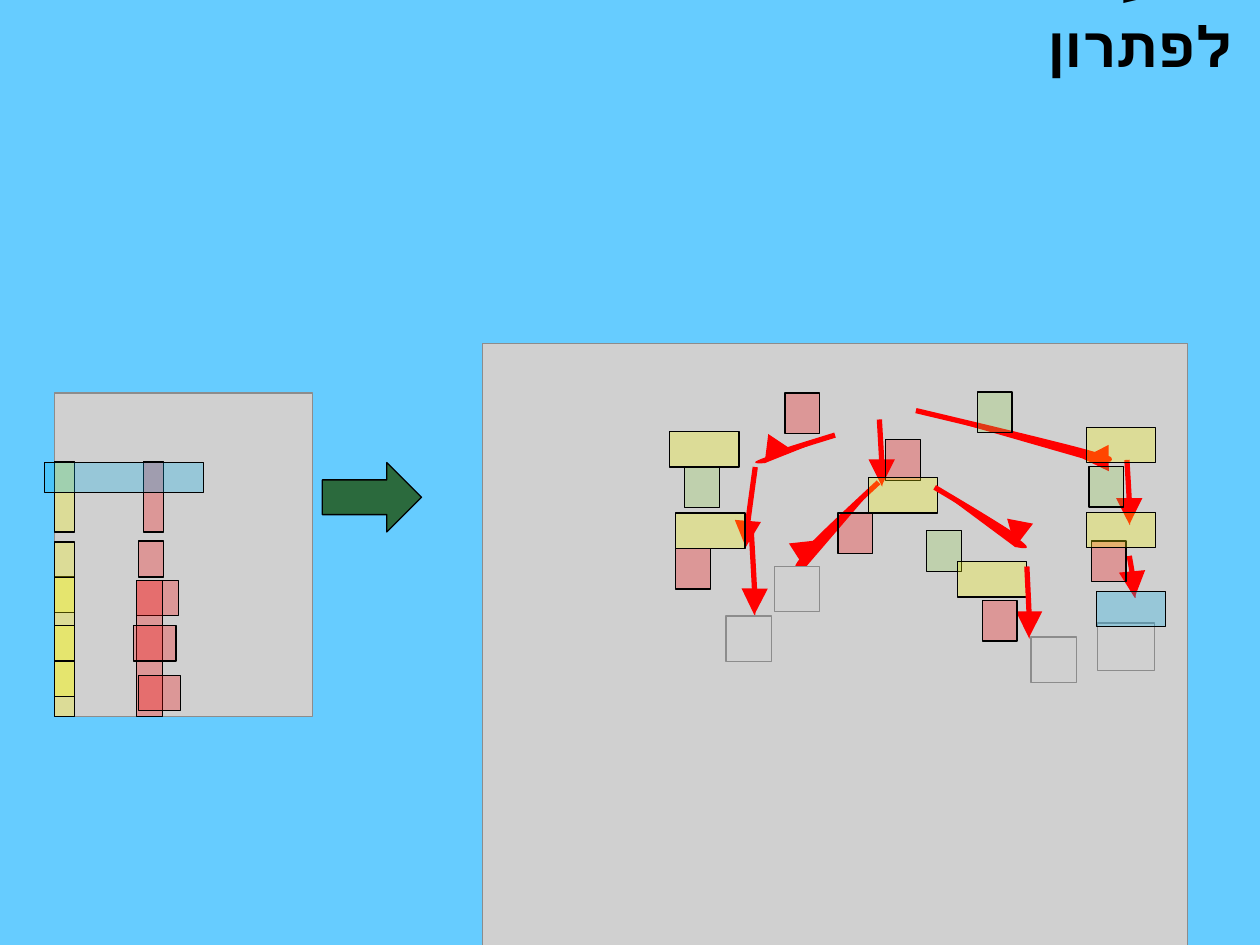
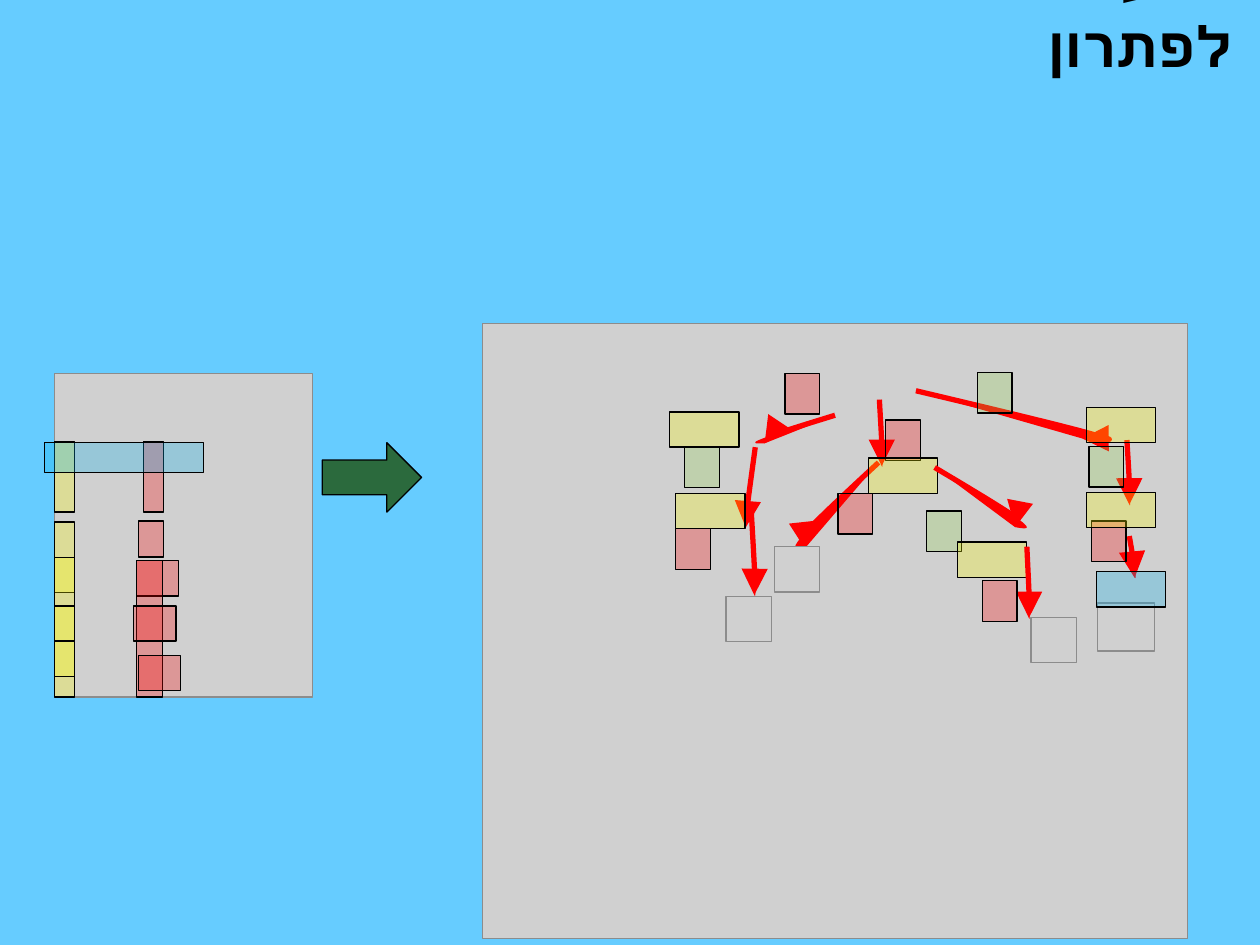
Before and after one commit to turner11/BWA-Final_Project, a slide deck: slide 9 of Documents/הגשת פרויקט/Final_exam_Presentation.pptx. Drawn at 1260x945 pixels with LibreOffice and Linux fonts; fonts in the diff are those of the drawing; grey boxes stand for pictures; background and template pictures are left out. Boxes give left, top, right and bottom in pixels: in the first picture for what was removed or moved away, otherwise in the second. Text is boxed around its words. In the diff, an @@ line names an element or a change of style, - is before the commit and + after.

```diff
--- a/Documents/הגשת פרויקט/Final_exam_Presentation.pptx
+++ b/Documents/הגשת פרויקט/Final_exam_Presentation.pptx
@@ 30 rectangles, 10 freeform shapes, 6 pictures, 1 right arrow: place and size @@
-30 rectangles, 10 freeform shapes, 6 pictures, 1 right arrow at box(44, 344, 1187, 945)
+30 rectangles, 10 freeform shapes, 6 pictures, 1 right arrow at box(44, 324, 1187, 939)
```
Also in this commit, not shown: 2 other slides changed, 1 slide added, 3 other files.
